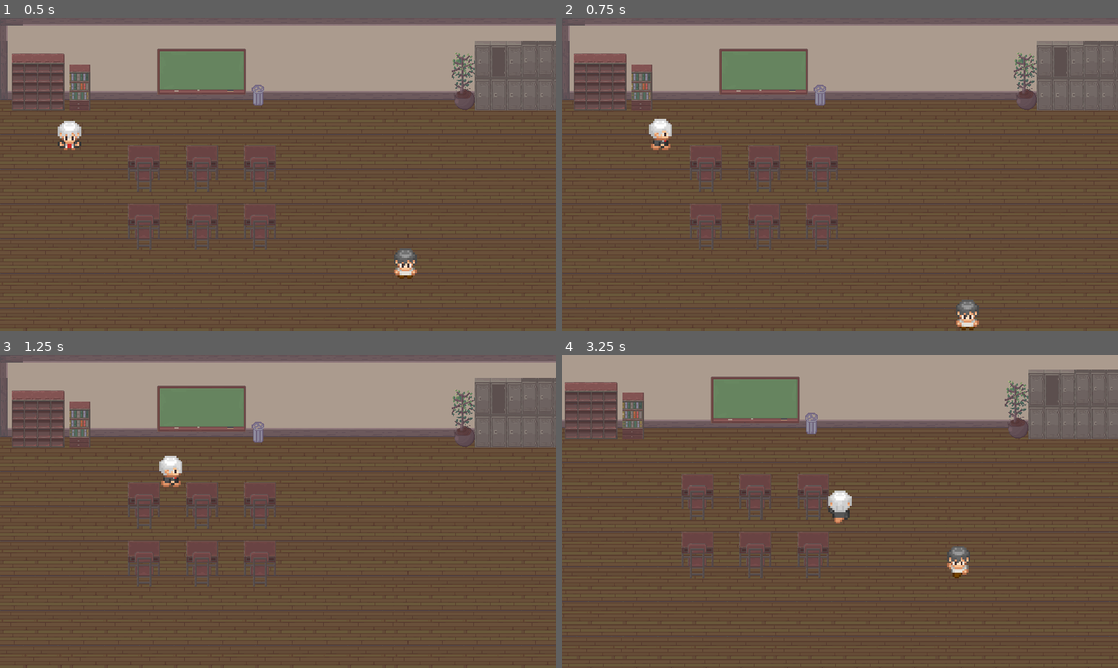
Above: before the commit, frames 1-4 (two rows, left to right).
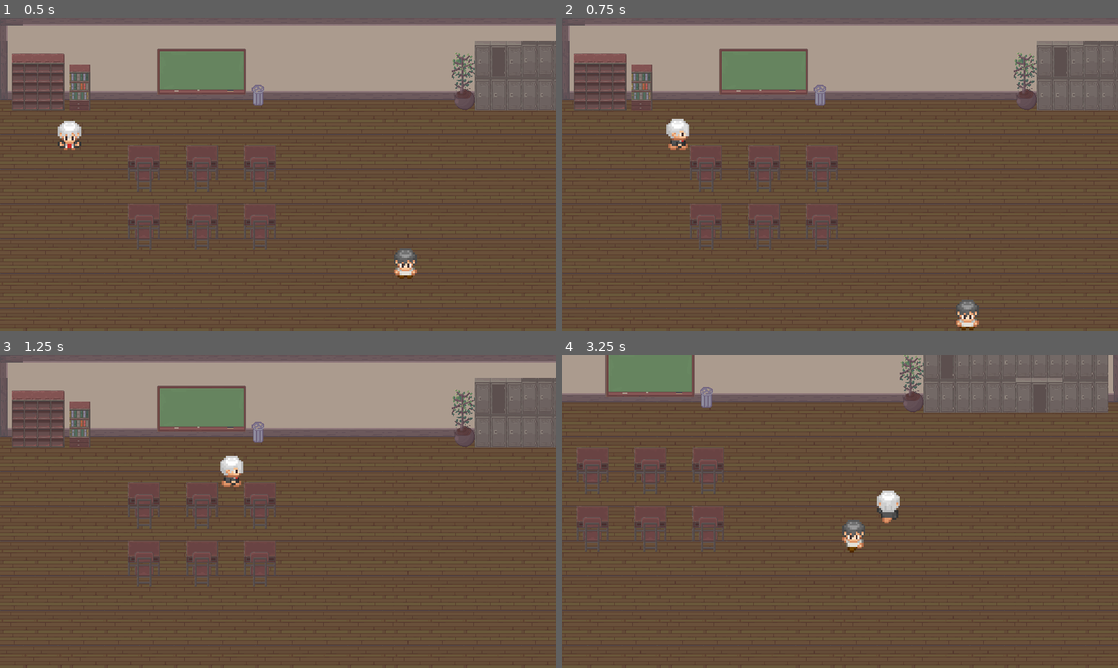
Above: after the commit, the same moments.

Repository: louis-uwie/GameOutput1_TileMovement
Game: Godot game, scene res://scenes/components/world.tscn
The game is run twice, just before and just after one commit, with the same random seed, the same clock (stepped at 60 frames per second) and the same inputs.
Inputs:
- Up to frame 1 (0.5 s): no input
- Up to frame 2 (0.75 s): hold Right (ui_right) from 0.53 s (still down)
- Up to frame 3 (1.25 s): keep holding Right (ui_right)
- Up to frame 4 (3.25 s): release Right (ui_right) at 1.28 s; hold Down (ui_down) 1.28-2.03 s; hold Right (ui_right) 2.03-2.78 s; hold Up (ui_up) from 2.78 s (still down)

Frame 1 is identical in both runs. In frame 2, 0.6% of the frame differs, in the area x 15-23%, y 32-43%; in frame 3, 0.7%; in frame 4, 30%, in the area x 0-100%, y 0-100%.

Commit message:
Fixed player movement
Made it GRID BASED, and Stops on the middle of the tile.

Diff:
--- a/assets/scripts/player.gd
+++ b/assets/scripts/player.gd
@@ -2,31 +2,60 @@
 
 var player_speed = 200
 var player_velocity = Vector2()
+var goal_position = Vector2()
+
+var is_moving = false
 @onready var animation = $AnimatedSprite2D
 
 func _ready():
 	animation.play("idle")
-	pass
+	player_velocity = Vector2()
 
 func _process(delta):
-	player_velocity = Vector2()
 
-	if Input.is_action_pressed("ui_right"):
-		animation.play("right")
-		player_velocity.x += 1
-	if Input.is_action_pressed("ui_left"):
-		animation.play("left")
-		player_velocity.x -= 1
-	if Input.is_action_pressed("ui_down"):
-		animation.play("down")
-		player_velocity.y += 1
-	if Input.is_action_pressed("ui_up"):
-		animation.play("up")
-		player_velocity.y -= 1
+	if is_moving:
+		# Normalize diagonal movement
+		player_velocity = player_velocity.normalized()
 
-	# Normalize diagonal movement
-	player_velocity = player_velocity.normalized()
+		# Update player position based on input and speed
+		var new_position = get_position() + player_velocity * player_speed * delta
+		set_position(new_position)
 
-	# Update player position based on input and speed
-	var new_position = get_position() + player_velocity * player_speed * delta
-	set_position(new_position)
+		print(new_position)
+		print(goal_position)
+
+		var distance = sqrt((new_position.x - goal_position.x)**2 + (new_position.y - goal_position.y)**2)
+
+		if distance <= 16:
+			player_velocity = Vector2()
+			set_position(goal_position)
+			is_moving = false
+
+		print("we're okay")
+	else:
+		if Input.is_action_pressed("ui_right"):
+			animation.play("right")
+			player_velocity.x += 1
+			goal_position = get_position() + player_velocity * 32
+			is_moving = true
+
+		elif Input.is_action_pressed("ui_left"):
+			animation.play("left")
+			player_velocity.x -= 1
+			goal_position = get_position() + player_velocity * 32
+			is_moving = true
+
+		elif Input.is_action_pressed("ui_down"):
+			animation.play("down")
+			player_velocity.y += 1
+			goal_position = get_position() + player_velocity * 32
+			is_moving = true
+
+		elif Input.is_action_pressed("ui_up"):
+			animation.play("up")
+			player_velocity.y -= 1
+			goal_position = get_position() + player_velocity * 32
+			is_moving = true
+
+		else:
+			animation.play("idle")
